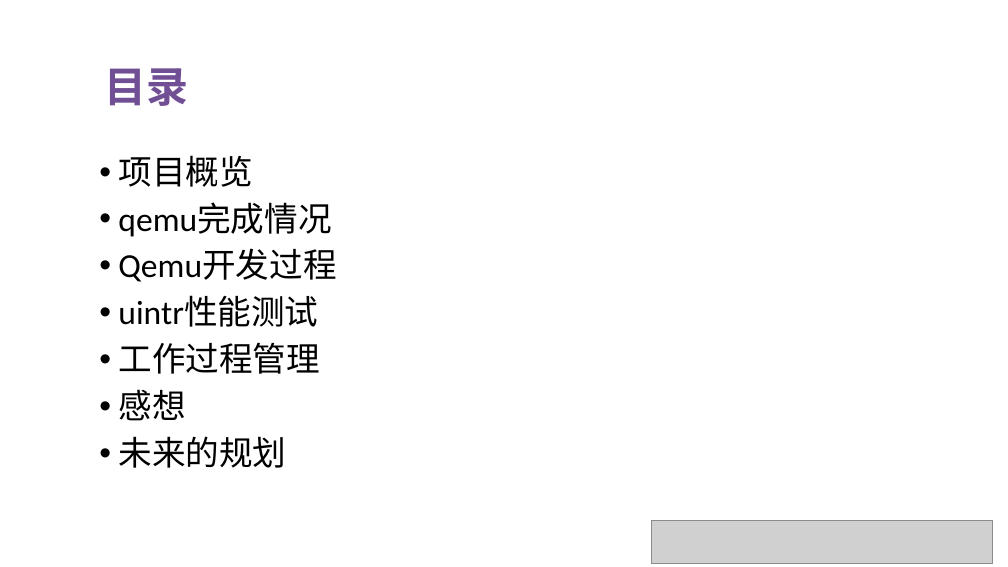
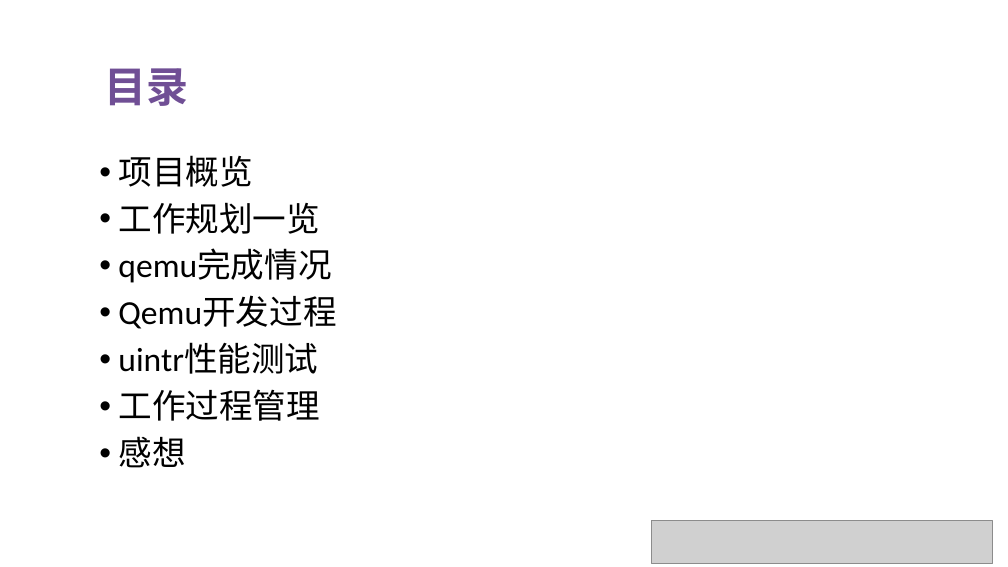
Before and after one commit to OS-F-4/usr-intr, a slide deck: slide 2 of ppt/2022-6-11.pptx. Drawn at 1008x567 pixels with LibreOffice and Linux fonts; fonts in the diff are those of the drawing; grey boxes stand for pictures. Boxes give left, top, right and bottom in pixels: in the first picture for what was removed or moved away, otherwise in the second. Text is boxed around its words. In the diff, an @@ line names an element or a change of style, - is before the commit and + after.

```diff
--- a/ppt/2022-6-11.pptx
+++ b/ppt/2022-6-11.pptx
@@ text at (x1=118, y1=202, x2=320, y2=234): paragraph added @@
+• 工作规划一览
@@ text at (x1=118, y1=436, x2=286, y2=468): paragraph removed @@
-• 未来的规划
```
Also in this commit, not shown: 1 other slide changed, 4 slides added, 5 other files.
